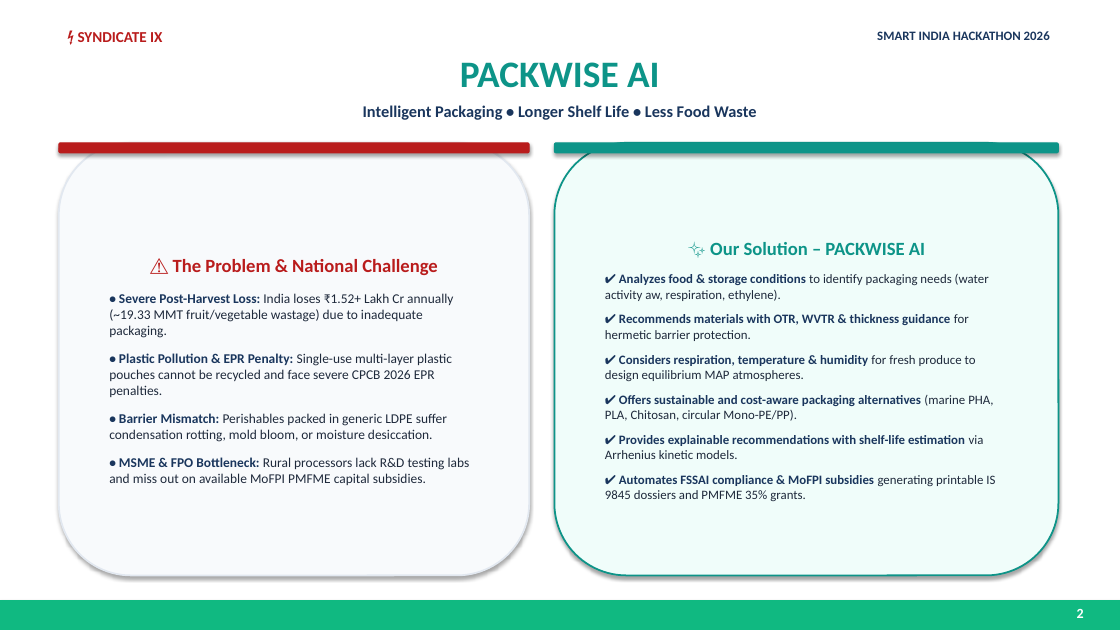
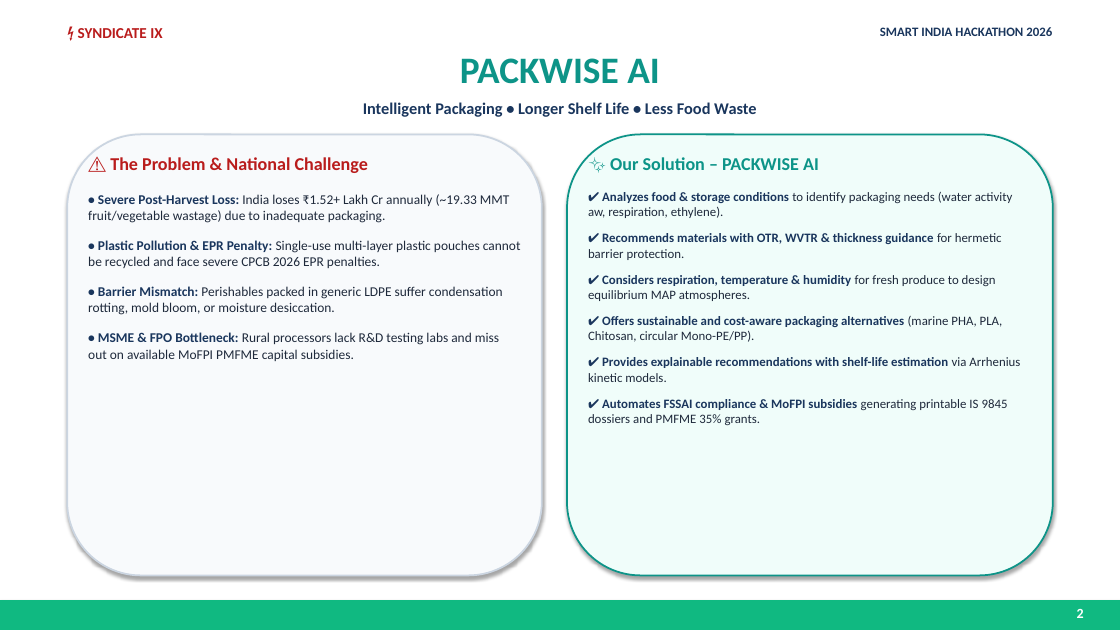
Before and after one commit to Aadirajp/packwise, a slide deck: slide 2 of PACKWISE_AI_SIH2026_Submission.pptx. Drawn at 1120x630 pixels with LibreOffice and Linux fonts; fonts in the diff are those of the drawing. Boxes give left, top, right and bottom in pixels: in the first picture for what was removed or moved away, otherwise in the second. Text is boxed around its words. In the diff, an @@ line names an element or a change of style, - is before the commit and + after.

Commit message:
style: perfect text alignments, typography, and card coordinates across all 6 slides

```diff
--- a/PACKWISE_AI_SIH2026_Submission.pptx
+++ b/PACKWISE_AI_SIH2026_Submission.pptx
@@ text "⚡ SYNDICATE IX": place and size @@
-text "⚡ SYNDICATE IX" at <box>78,32,162,42</box>
+text "⚡ SYNDICATE IX" at <box>78,28,162,38</box>
@@ text "SMART INDIA HACKATHON 2026": place and size @@
-text "SMART INDIA HACKATHON 2026" at <box>877,31,1050,40</box>
+text "SMART INDIA HACKATHON 2026" at <box>880,27,1052,36</box>
@@ text "PACKWISE AI": place and size @@
-text "PACKWISE AI" at <box>460,62,660,88</box>
+text "PACKWISE AI" at <box>460,58,660,84</box>
@@ rounded rectangle removed at <box>59,143,529,153</box> @@
@@ rounded rectangle: place and size @@
-rounded rectangle at <box>59,143,529,576</box>
+rounded rectangle at <box>67,134,542,576</box>
@@ rounded rectangle at <box>67,134,542,576</box>: outline #E2E8F0 1.5 pt to #CBD5E1 1.5 pt @@
@@ rounded rectangle removed at <box>555,143,1059,153</box> @@
@@ rounded rectangle: place and size @@
-rounded rectangle at <box>555,143,1059,576</box>
+rounded rectangle at <box>567,134,1053,576</box>
@@ text added at <box>88,157,521,361</box>, 11.5 pt, text #1E293B @@
+⚠️ The Problem & National Challenge
+• Severe Post-Harvest Loss: India loses ₹1.52+ Lakh Cr annually (~19.33 MMT fruit/vegetable wastage) due to inadequate packaging.
+• Plastic Pollution & EPR Penalty: Single-use multi-layer plastic pouches cannot be recycled and face severe CPCB 2026 EPR penalties.
+• Barrier Mismatch: Perishables packed in generic LDPE suffer condensation rotting, mold bloom, or moisture desiccation.
+• MSME & FPO Bottleneck: Rural processors lack R&D testing labs and miss out on available MoFPI PMFME capital subsidies.
@@ text added at <box>588,157,1020,425</box>, 11 pt, text #1A365D, bold @@
+✨ Our Solution – PACKWISE AI
+✔ Analyzes food & storage conditions to identify packaging needs (water activity aw, respiration, ethylene).
+✔ Recommends materials with OTR, WVTR & thickness guidance for hermetic barrier protection.
+✔ Considers respiration, temperature & humidity for fresh produce to design equilibrium MAP atmospheres.
+✔ Offers sustainable and cost-aware packaging alternatives (marine PHA, PLA, Chitosan, circular Mono-PE/PP).
+✔ Provides explainable recommendations with shelf-life estimation via Arrhenius kinetic models.
+✔ Automates FSSAI compliance & MoFPI subsidies generating printable IS 9845 dossiers and PMFME 35% grants.
@@ text in rounded rectangle at <box>109,259,470,485</box>: text removed @@
-⚠️ The Problem & National Challenge
-• Severe Post-Harvest Loss: India loses ₹1.52+ Lakh Cr annually (~19.33 MMT fruit/vegetable wastage) due to inadequate packaging.
-• Plastic Pollution & EPR Penalty: Single-use multi-layer plastic pouches cannot be recycled and face severe CPCB 2026 EPR penalties.
-• Barrier Mismatch: Perishables packed in generic LDPE suffer condensation rotting, mold bloom, or moisture desiccation.
-• MSME & FPO Bottleneck: Rural processors lack R&D testing labs and miss out on available MoFPI PMFME capital subsidies.
@@ text in rounded rectangle at <box>605,242,995,501</box>: text removed @@
-✨ Our Solution – PACKWISE AI
-✔ Analyzes food & storage conditions to identify packaging needs (water activity aw, respiration, ethylene).
-✔ Recommends materials with OTR, WVTR & thickness guidance for hermetic barrier protection.
-✔ Considers respiration, temperature & humidity for fresh produce to design equilibrium MAP atmospheres.
-✔ Offers sustainable and cost-aware packaging alternatives (marine PHA, PLA, Chitosan, circular Mono-PE/PP).
-✔ Provides explainable recommendations with shelf-life estimation via Arrhenius kinetic models.
-✔ Automates FSSAI compliance & MoFPI subsidies generating printable IS 9845 dossiers and PMFME 35% grants.
```
Also in this commit, not shown: 5 other slides changed, 2 other files.
